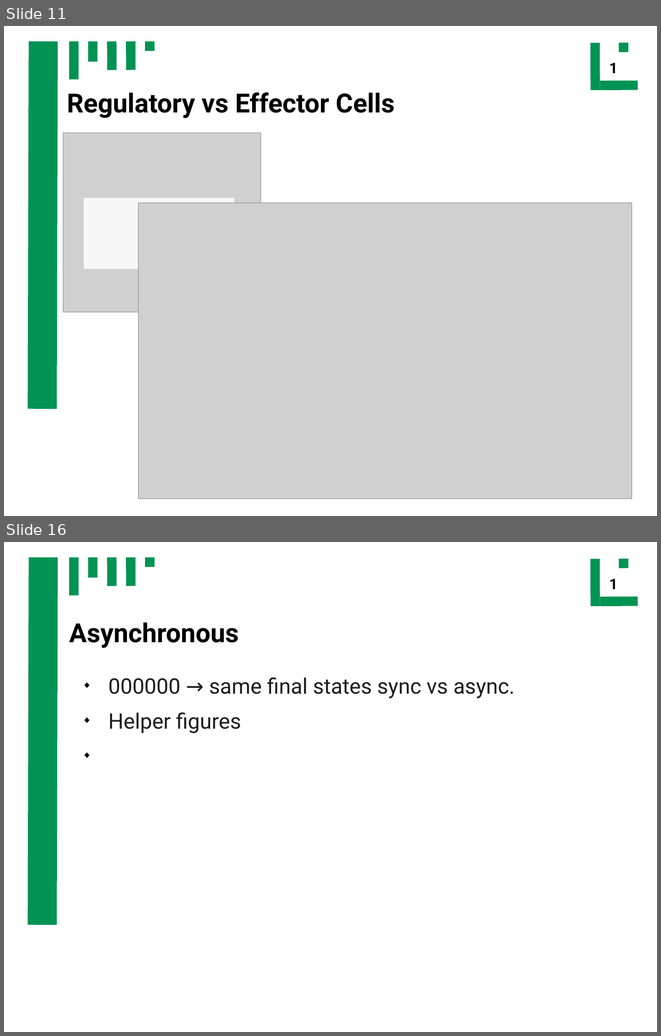
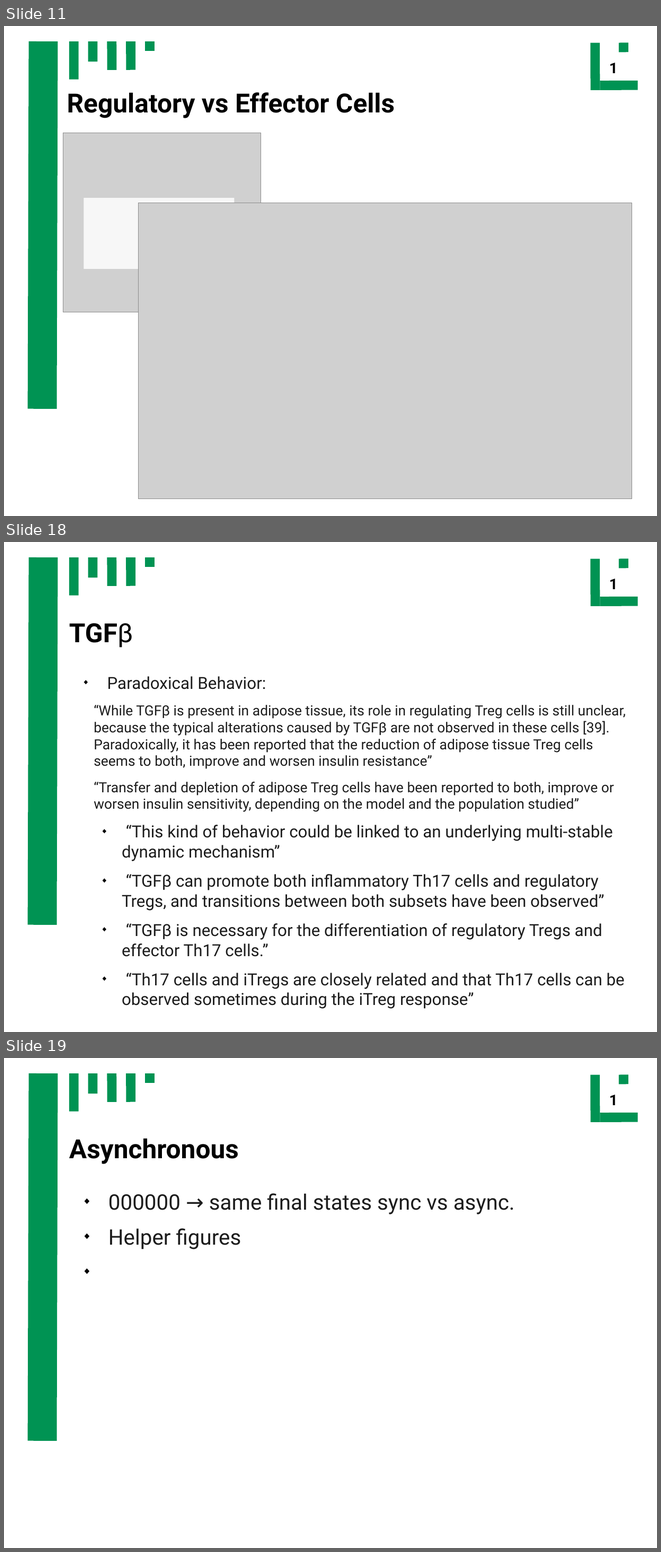
Before and after one commit to ch4perone/HaveFunWithSysBio, a slide deck: presentation.odp. Shown one above the other, each under a label of ours: slides 11 and 16 before the commit, slides 11, 18 and 19 after it; the slides between them are not shown. The pictures are 661x1036 and 661x1552 pixels, drawn with LibreOffice and Linux fonts; fonts in the diff are those of the drawing; grey boxes stand for pictures. Boxes give left, top, right and bottom in pixels: in the first picture for what was removed or moved away, otherwise in the second. Text is boxed around its words. In the diff, an @@ line names an element or a change of style, - is before the commit and + after.

```diff
--- a/presentation.odp
+++ b/presentation.odp
@@ slide 18 added at (4, 542, 657, 1032), background #FFFFFF; not listed: 10 template elements that a slide beside it also shows @@
@@ title added at (69, 623, 133, 647), 32 pt, text #000000, bold @@
+TGFβ
@@ text added at (94, 676, 626, 1008), 17.1 pt, text #1C1C1C @@
+◆ Paradoxical Behavior:
+  “While TGFβ is present in adipose tissue, its role in regulating Treg cells is still unclear, because the typical alterations caused by TGFβ are not observed in these cells [39]. Paradoxically, it has been reported that the reduction of adipose tissue Treg cells seems to both, improve and worsen insulin resistance”
+  “Transfer and depletion of adipose Treg cells have been reported to both, improve or worsen insulin sensitivity, depending on the model and the population studied”
+◆ “This kind of behavior could be linked to an underlying multi-stable dynamic mechanism”
+◆ “TGFβ can promote both inflammatory Th17 cells and regulatory Tregs, and transitions between both subsets have been observed”
+◆ “TGFβ is necessary for the differentiation of regulatory Tregs and effector Th17 cells.”
+◆ “Th17 cells and iTregs are closely related and that Th17 cells can be observed sometimes during the iTreg response”
@@ what was slide 16 is now slide 19 @@
```
Also in this commit, not shown: 4 slides changed, 7 other slides added, 3 slides removed, 14 other files.
